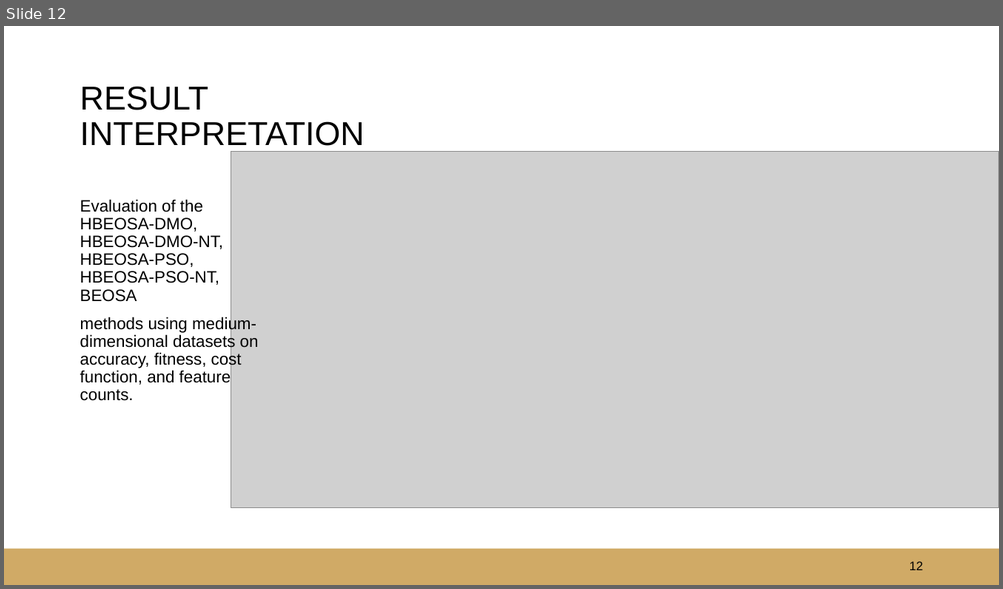
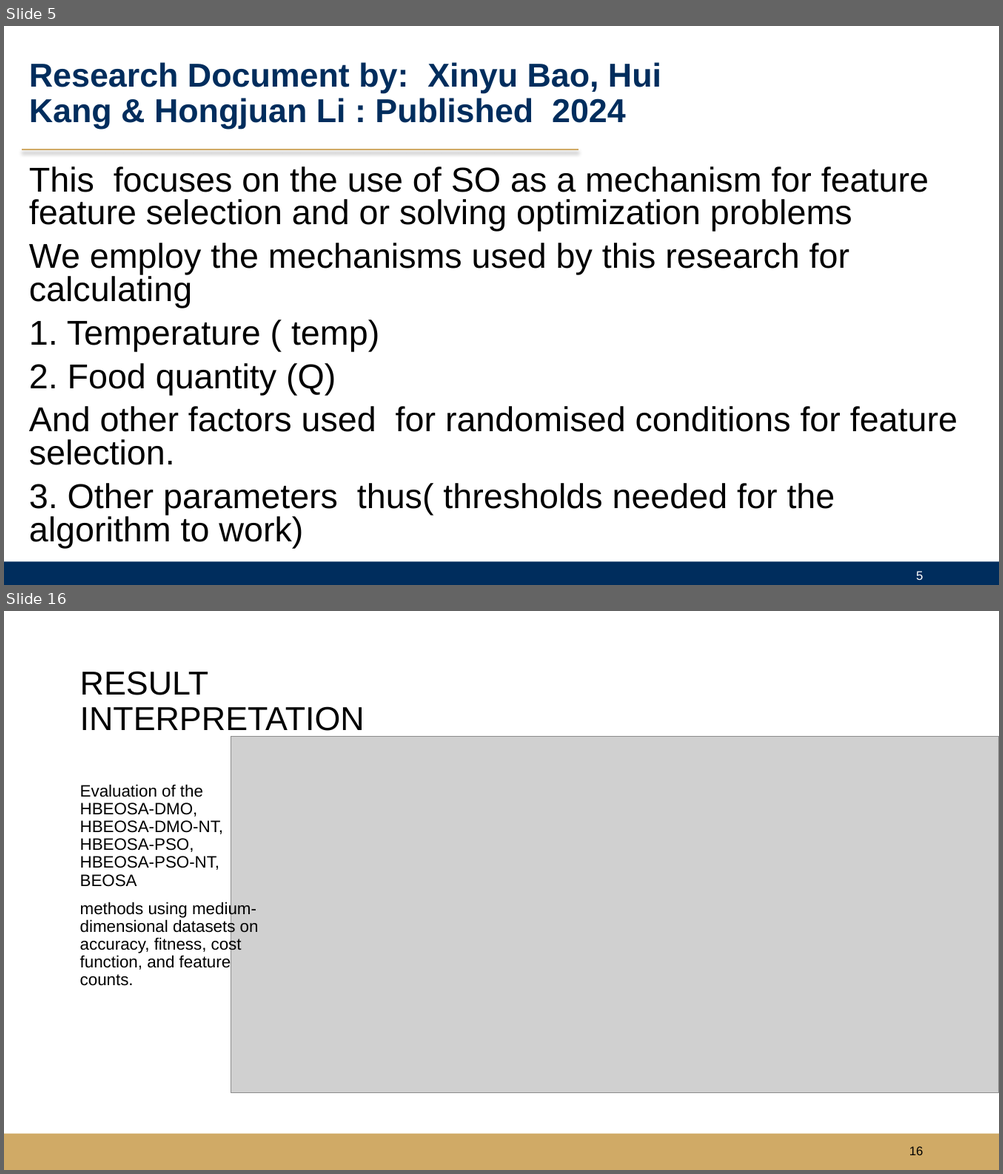
Before and after one commit to justicetetteh233/FINAL_YEAR_PROJECT_SEMI_FINISHED_VERSION, a slide deck: INSIGHT_SLIDES/An_adaptation_of_hybrid_binary_optimization_algorithms_for_3_version_presentation_1 copy.pptx. Shown one above the other, each under a label of ours: slide 12 before the commit, slides 5 and 16 after it; the slides between them are not shown. The pictures are 1003x589 and 1003x1174 pixels, drawn with LibreOffice and Linux fonts; fonts in the diff are those of the drawing; grey boxes stand for pictures; background and template pictures are left out. Boxes give left, top, right and bottom in pixels: in the first picture for what was removed or moved away, otherwise in the second. Text is boxed around its words. In the diff, an @@ line names an element or a change of style, - is before the commit and + after.

```diff
--- a/INSIGHT_SLIDES/An_adaptation_of_hybrid_binary_optimization_algorithms_for_3_version_presentation_1 copy.pptx
+++ b/INSIGHT_SLIDES/An_adaptation_of_hybrid_binary_optimization_algorithms_for_3_version_presentation_1 copy.pptx
@@ slide 5 added at (4, 26, 999, 585), background #FFFFFF @@
@@ title added at (29, 62, 661, 129), 32 pt, text #002D5D, bold @@
+Research Document by: Xinyu Bao, Hui Kang & Hongjuan Li : Published 2024
@@ line added from (22, 150) to (578, 150), #D0AA66 1.5 pt @@
@@ text added at (29, 167, 957, 548), 33.3 pt, text #000000 @@
+This focuses on the use of SO as a mechanism for feature feature selection and or solving optimization problems
+We employ the mechanisms used by this research for calculating
+1. Temperature ( temp)
+2. Food quantity (Q)
+And other factors used for randomised conditions for feature selection.
+3. Other parameters thus( thresholds needed for the algorithm to work)
@@ rectangle added at (4, 562, 999, 585), fill #002D5D @@
@@ page number added at (916, 571, 922, 580), 12 pt, text #FFFFFF @@
+5
@@ what was slide 12 is now slide 16 @@
@@ page number at (909, 1147, 923, 1156): text changed @@
-12
+16
```
Also in this commit, not shown: 6 slides changed, 8 other slides added, 6 slides removed, 10 other files.
